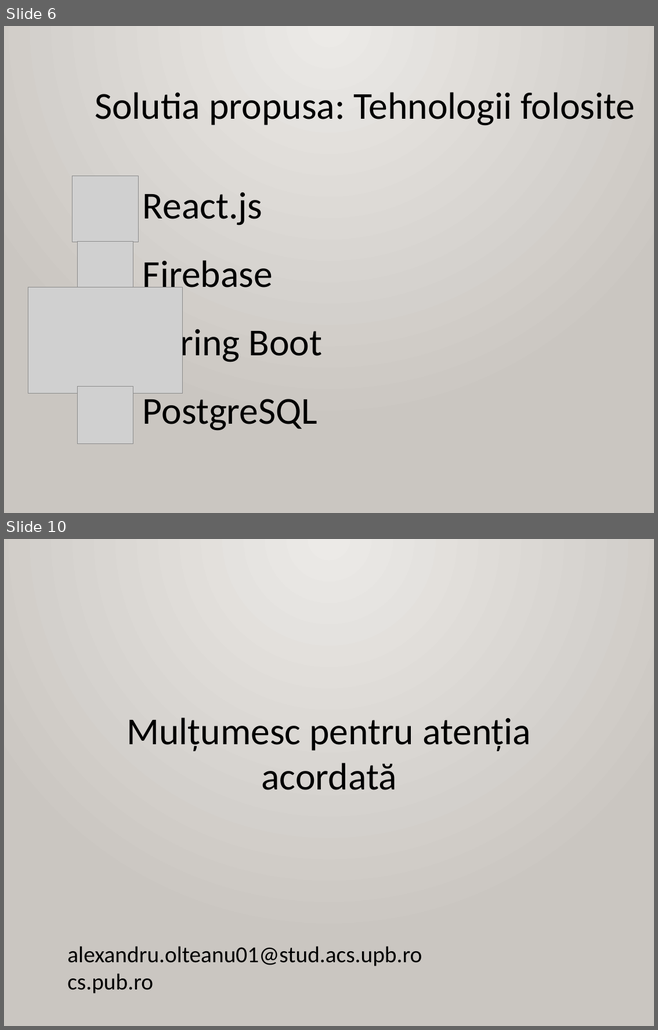
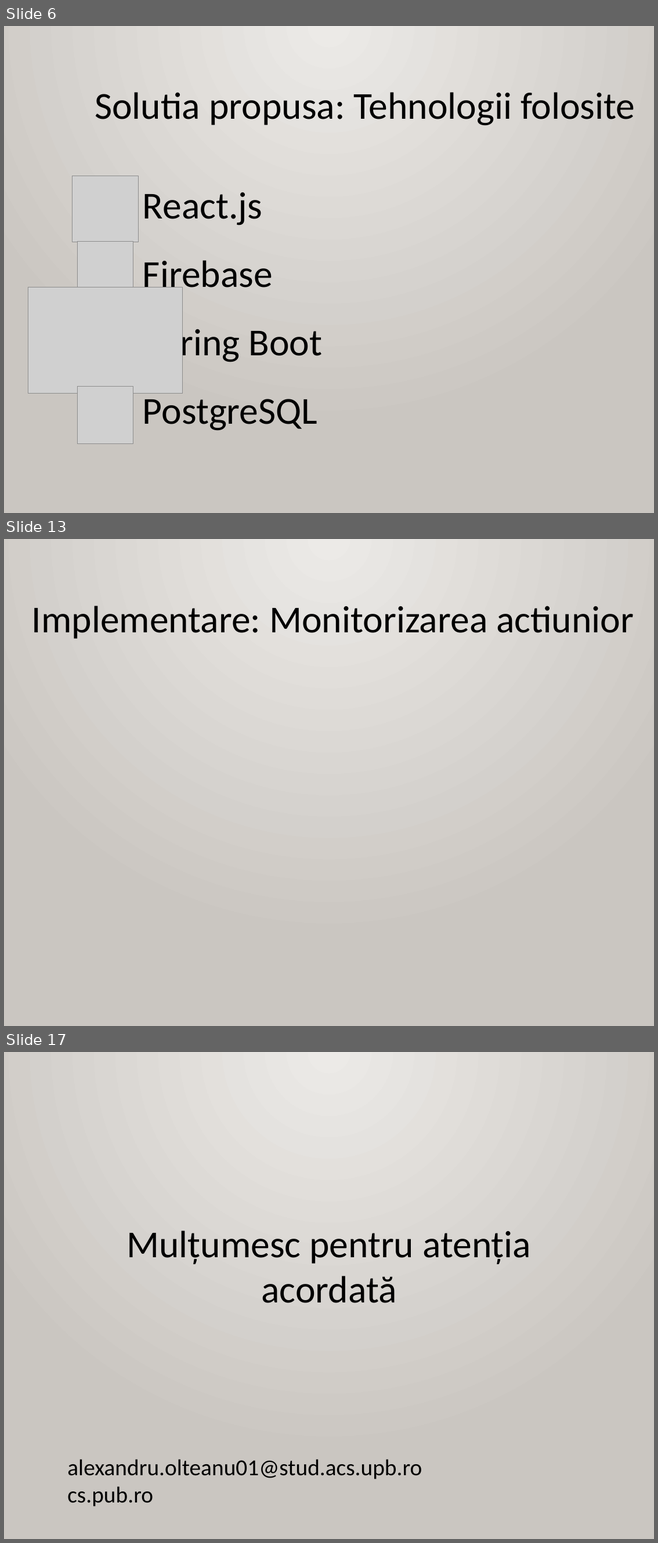
Before and after one commit to AlexandruOlteanu/SwapIt, a slide deck: files/documentation/presentation/Final_Presentation_Alexandru_Olteanu.pptx. Shown one above the other, each under a label of ours: slides 6 and 10 before the commit, slides 6, 13 and 17 after it; the slides between them are not shown. The pictures are 658x1030 and 658x1543 pixels, drawn with LibreOffice and Linux fonts; fonts in the diff are those of the drawing; grey boxes stand for pictures. Boxes give left, top, right and bottom in pixels: in the first picture for what was removed or moved away, otherwise in the second. Text is boxed around its words. In the diff, an @@ line names an element or a change of style, - is before the commit and + after.

```diff
--- a/files/documentation/presentation/Final_Presentation_Alexandru_Olteanu.pptx
+++ b/files/documentation/presentation/Final_Presentation_Alexandru_Olteanu.pptx
@@ slide 13 added at box(4, 539, 654, 1026), background gradient #ECEAE7 to #CAC7C1 @@
@@ text added at box(32, 606, 633, 639), 60 pt, text #000000 @@
+Implementare: Monitorizarea actiunior
@@ what was slide 10 is now slide 17 @@
```
Also in this commit, not shown: 3 slides changed, 6 other slides added, 1 other file.
